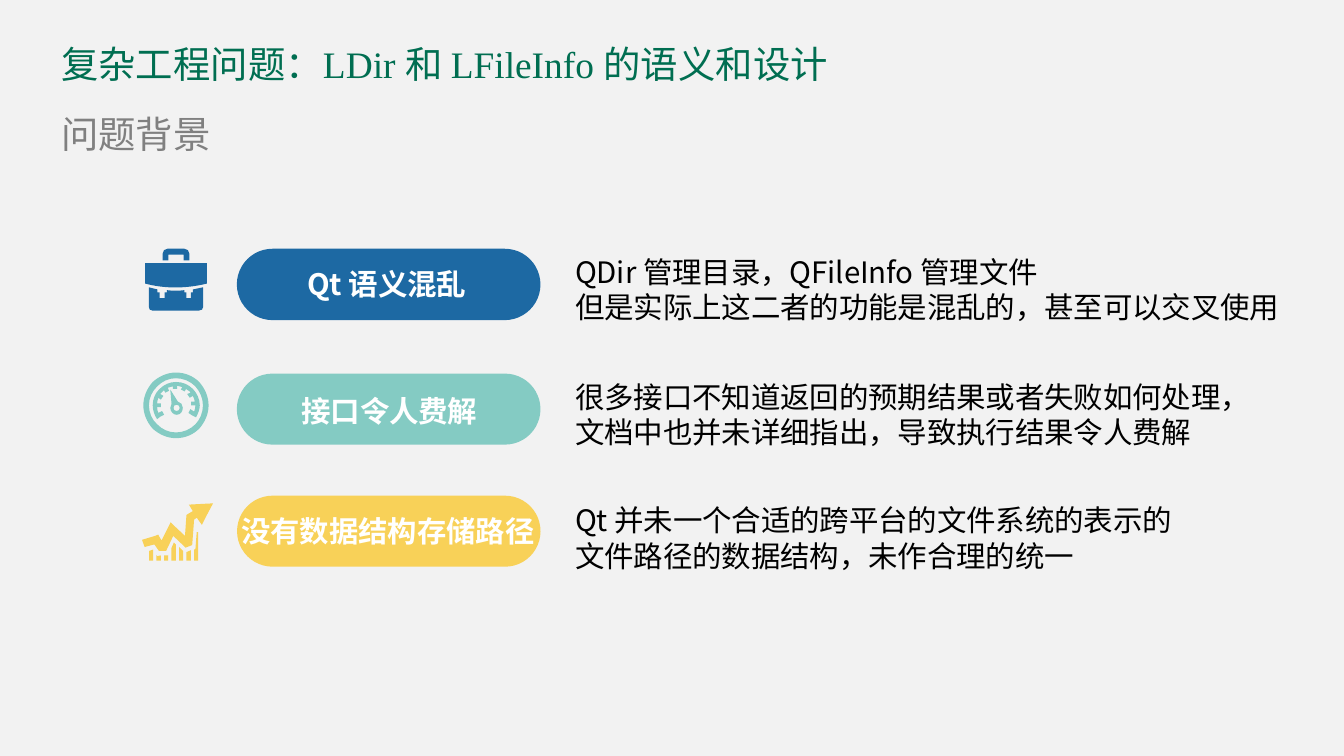
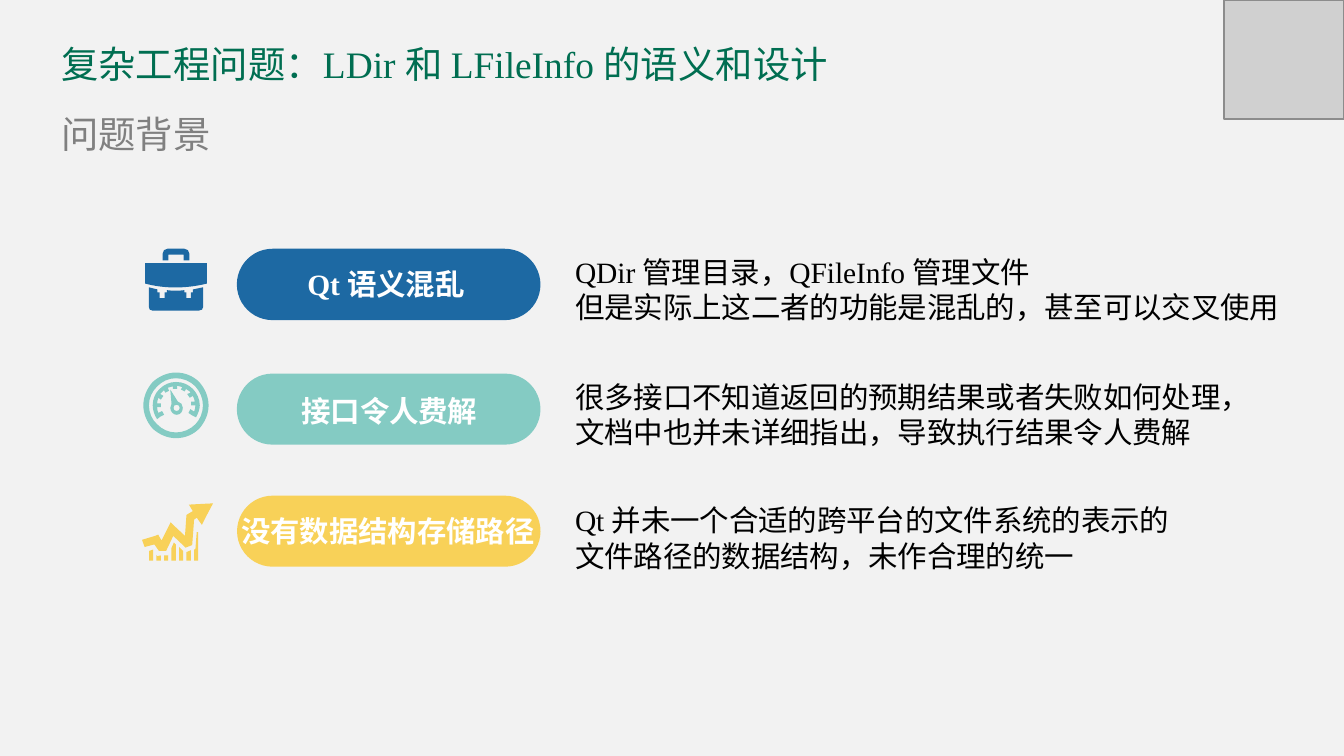
Before and after one commit to DavidingPlus/study-notes, a slide deck: slide 14 of 实习/合迅科技/实习答辩/刘治学-答辩 PPT.pptx. Drawn at 1344x756 pixels with LibreOffice and Linux fonts; fonts in the diff are those of the drawing; grey boxes stand for pictures. Boxes give left, top, right and bottom in pixels: in the first picture for what was removed or moved away, otherwise in the second. Text is boxed around its words. In the diff, an @@ line names an element or a change of style, - is before the commit and + after.

```diff
--- a/实习/合迅科技/实习答辩/刘治学-答辩 PPT.pptx
+++ b/实习/合迅科技/实习答辩/刘治学-答辩 PPT.pptx
@@ picture added at (x1=1224, y1=0, x2=1344, y2=120) @@
@@ font Noto Sans CJK SC to Times New Roman in 3 elements at (x1=307, y1=270, x2=464, y2=300), (x1=575, y1=506, x2=1170, y2=570), (x1=575, y1=258, x2=1279, y2=321) @@
```
Also in this commit, not shown: 21 other slides changed, 4 slides added, 1 slide removed, 1 other file.
